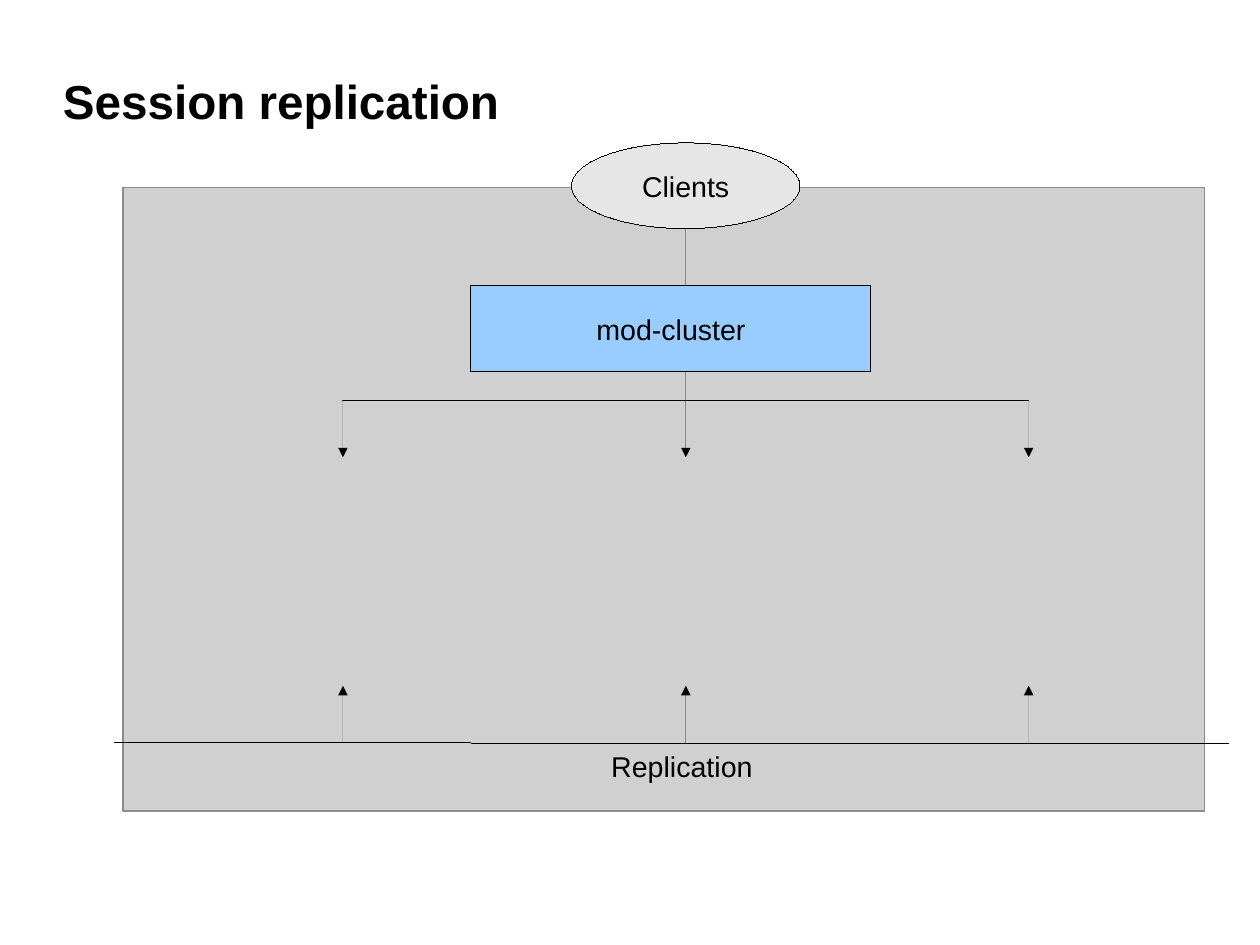
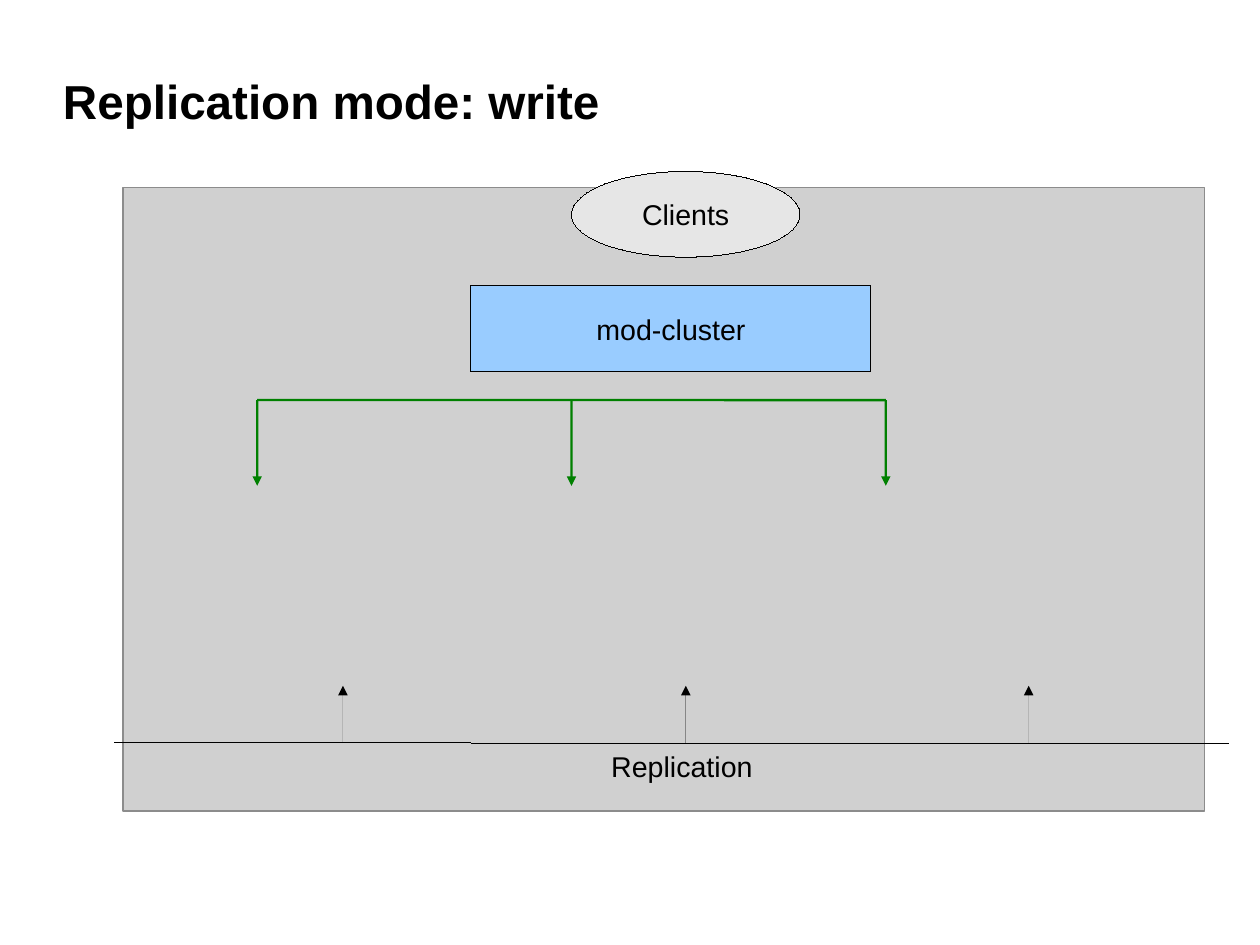
Before and after one commit to belaban/SessionPerf, a slide deck: slide 10 of docs/jbw2012.odp. Drawn at 1260x945 pixels with LibreOffice and Linux fonts; fonts in the diff are those of the drawing; grey boxes stand for pictures; background and template pictures are left out. Boxes give left, top, right and bottom in pixels: in the first picture for what was removed or moved away, otherwise in the second. Text is boxed around its words. In the diff, an @@ line names an element or a change of style, - is before the commit and + after.

```diff
--- a/docs/jbw2012.odp
+++ b/docs/jbw2012.odp
@@ title at bbox=[63, 84, 599, 128]: text changed @@
-Session replication
+Replication mode: write
@@ ellipse "Clients": place and size @@
-ellipse "Clients" at bbox=[572, 143, 800, 229]
+ellipse "Clients" at bbox=[572, 172, 800, 257]
@@ arrow removed from (686, 229) to (686, 457) @@
@@ line moved from (343, 400) - (1029, 400) to (257, 400) - (886, 400) @@
@@ line (257, 400) - (886, 400): stroke #000000 0 pt to #008000 1.45 pt @@
@@ arrow moved from (343, 400) - (343, 457) to (257, 400) - (257, 486) @@
@@ arrow (257, 400) - (257, 486): stroke #000000 0 pt to #008000 1.45 pt @@
@@ arrow added from (572, 400) to (572, 486), #008000 1.45 pt @@
@@ arrow added from (886, 400) to (886, 486), #008000 1.45 pt @@
@@ arrow removed from (1029, 400) to (1029, 457) @@
```
Also in this commit, not shown: 6 other slides changed, 1 slide added.
